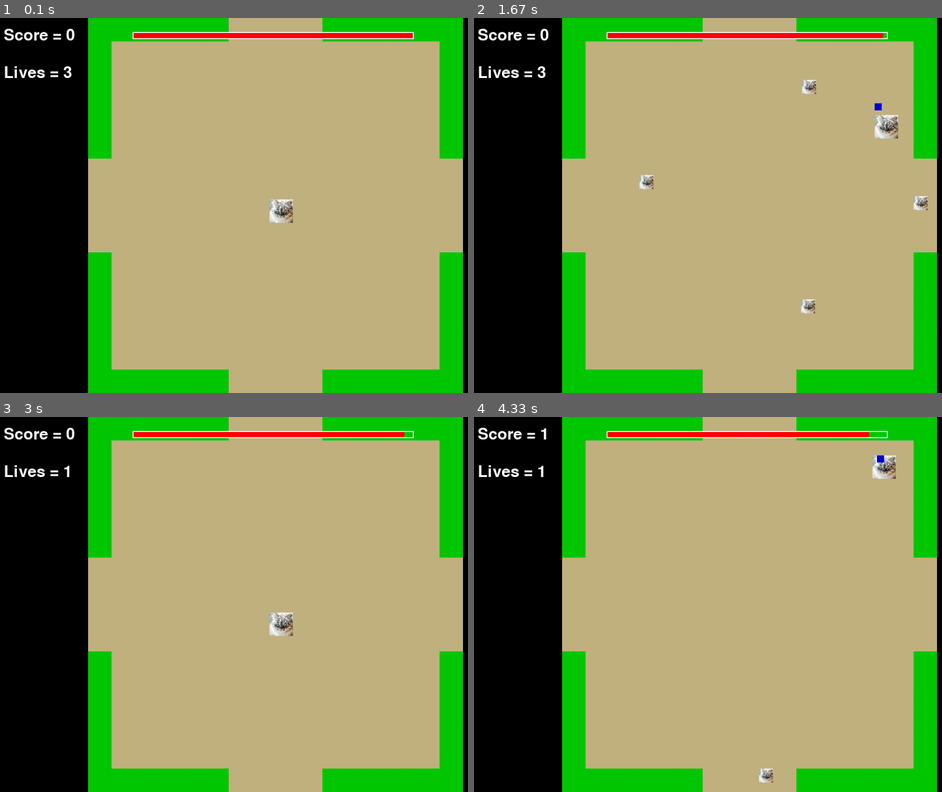
Above: before the commit, frames 1-4 (two rows, left to right).
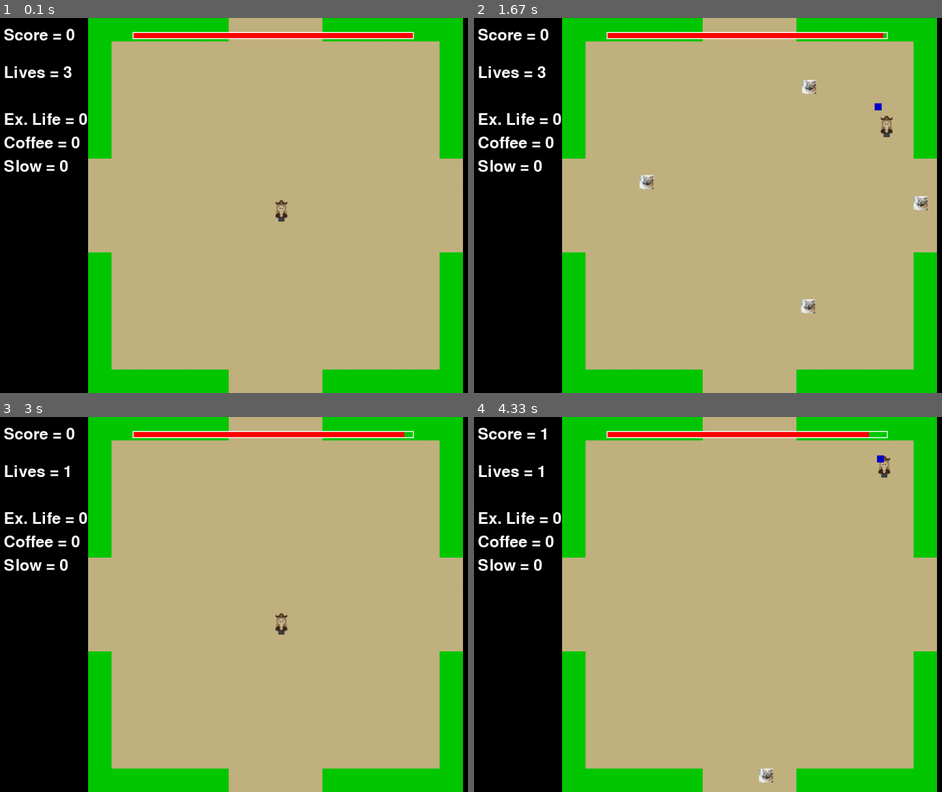
Above: after the commit, the same moments.

Repository: notsarah811/Sarah-Deline-ICS3U
Game: pygame game, started from Pygame Assignment FIX.py
The game is run twice, just before and just after one commit, with the same random seed, the same clock (stepped at 60 frames per second) and the same inputs.
Inputs:
- Up to frame 1 (0.1 s): no input
- Up to frame 2 (1.67 s): hold Space 0.33-0.8 s; hold Right 0.33-0.8 s; hold Right 0.83-1.3 s; hold D 0.83-1.3 s; hold Up 1.33-1.63 s; hold W 1.33-1.63 s
- Up to frame 3 (3 s): hold Up 1.67-2.03 s; hold W 1.67-2.03 s; hold Right 2.07-2.7 s; hold D 2.07-2.7 s; hold Down from 2.73 s (still down); hold S from 2.73 s (still down)
- Up to frame 4 (4.33 s): release Down at 3.1 s; release S at 3.1 s; hold Up 3.13-3.43 s; hold W 3.13-3.43 s; hold Up 3.47-3.83 s; hold W 3.47-3.83 s; hold Right from 3.87 s (still down); hold D from 3.87 s (still down)

The runs differ from the first frame. In frame 1, 1.0% of the frame differs, in the area x 0-63%, y 25-55%; in frame 2, 1.0%, in the area x 0-91%, y 25-41%; in frame 3, 1.0%; in frame 4, 1.0%.

Commit message:
added power up spawning, made extra life and started slow powerups, started coffee powerup,

Diff:
--- a/Pygame Assignment FIX.py
+++ b/Pygame Assignment FIX.py
@@ -38,6 +38,16 @@
 
 #enemy stats
 enemy_speed = 2.5
+enemy_spawn_rate = 0.015
+
+#powerups
+selection = 0
+extra_life = 0
+coffee = 0
+slow = 0
+slowed = False
+
+powerup_spawn = 0.1
 
 #timer setup + game stats
 cont = False
@@ -48,6 +58,7 @@
 lvl_2_won = False
 clock = pygame.time.Clock()
 
+powerups = []
 cacti_borders = [
     (200, 0, 300, 50),
     (200, 0, 50, 300),
@@ -141,6 +152,7 @@
             return True
     return False
 
+
 #==========GAME LOOP================
 while running:
     # Check for events
@@ -148,6 +160,34 @@
         if event.type == pygame.QUIT:
             running = False
 
+        if event.type == pygame.KEYDOWN:
+
+            # Select powerup
+            if event.key == pygame.K_1 and extra_life > 0:
+                selection = 1
+
+            elif event.key == pygame.K_2 and coffee > 0:
+                selection = 2
+
+            elif event.key == pygame.K_3 and slow > 0:
+                selection = 3
+
+            # Use selected powerup
+            elif event.key == pygame.K_SPACE:
+
+                if selection == 1 and extra_life > 0:
+                    extra_life -= 1
+                    lives += 1
+                    selection = 0
+
+                elif selection == 2 and coffee > 0:
+                    coffee -= 1
+                    selection = 0
+
+                elif selection == 3 and slow > 0:
+                    slow -= 1
+                    slowed = True
+                    selection = 0
     # Get the keys being pressed
     keys = pygame.key.get_pressed()
 
@@ -202,12 +242,15 @@
 
         # Update the player rectangle
 
+
+
     player = pygame.Rect(player_x, player_y, player_size, player_size)
 
-    player_image = pygame.image.load("temp sprite.jpeg")
+    player_image = pygame.image.load("Character Sprite.png")
     enemy_image = pygame.image.load("temp sprite.jpeg")
     player_image = pygame.transform.scale(player_image, (player_size, player_size))
     enemy_image = pygame.transform.scale(enemy_image, (enemy_size, enemy_size))
+
 
     #========== TIMER ================
     #https://www.youtube.com/watch?v=juSH7hmYUGA
@@ -235,9 +278,23 @@
     text_score = font.render(f"Lives = {lives}", True, WHITE)
     screen.blit(text_score, (20, 100))
 
+    extra_lives_txt = font.render(f"Ex. Life = {extra_life}", True, RED if selection == 1 else WHITE)
+    coffee_txt = font.render(f"Coffee = {coffee}", True, RED if selection == 2 else WHITE)
+    slow_txt = font.render(f"Slow = {slow}", True, RED if selection == 3 else WHITE)
+
+    screen.blit(extra_lives_txt, (20, 200))
+    screen.blit(coffee_txt, (20, 250))
+    screen.blit(slow_txt, (20, 300))
+
     #Player Sprite
     player = pygame.Rect(player_x, player_y, player_size, player_size)
+
     screen.blit(player_image, (player_x, player_y))
+
+
+
+
+
 
     #Timer Display
     timer = pygame.draw.rect(screen, RED, ( 295, 30, remaining_time * 10, 15))
@@ -333,9 +390,11 @@
 
     # ======== ENEMY SECTION ========
 
+    if remaining_time <= 30:
+        enemy_spawn_rate = 0.02
+
     if not won: #only spawns enemies if the player has not won yet
-        random_enemy_spawn_chance = 0.015  # 1.5% chance to spawn an enemy each frame
-        if random.random() < random_enemy_spawn_chance and len(enemies) < 5: #restricts the number of enemies on screen to 5
+        if random.random() < enemy_spawn_rate and len(enemies) < 5: #restricts the number of enemies on screen to 5
             spawn_location = random.choice(enemy_spawn_locations) #picks which side to spawn enemy at
             enemy_x = spawn_location[0]
             enemy_y = spawn_location[1]
@@ -347,6 +406,7 @@
         for enemy in enemies: #enemy + bullet collision
             enemy_rect = pygame.Rect(enemy[0], enemy[1], 30, 30) #creates hitbox for the enemy to check for collisions
 
+
             for bullet in bullets: #creates hitbox for the bullet to check for collisions with the enemy
                 bullet_rect = pygame.Rect(bullet[0], bullet[1], 15, 15)
 
@@ -355,10 +415,50 @@
                     bullets.remove(bullet)
                     score += 1
 
+                    #powerup spawn
+                    if random.random() < powerup_spawn and len(powerups) <= 10:
+                        if random.randint(1,100) > 1 and random.randint(1,100) < 20 and len(powerups) <= 10:
+                            powerups.append([enemy[0], enemy[1], "extra_life"])
+                        if random.randint(1,100) > 20 and random.randint(1,100) < 60 and len(powerups) <= 10:
+                            powerups.append([enemy[0], enemy[1], "coffee"])
+                        if random.randint(1,100) > 60 and random.randint(1,100) < 100 and len(powerups) <= 10:
+                            powerups.append([enemy[0], enemy[1], "slow"])
+
             screen.blit(enemy_image, (enemy[0], enemy[1]))
+
 
     if enemy_collision(player, enemies) == True: #enemy + player collision
         player_x, player_y,lives = lose_life(player_x,player_y,lives,bullets, enemies)
+
+    #========== POWER-UPS ==========
+
+    for powerup in powerups[:]: # Iterate over a copy of the list to avoid modifying it while iterating
+        powerup_rect = pygame.Rect(powerup[0], powerup[1], 20, 20)
+        # Draw powerup
+        pygame.draw.rect(screen, WHITE, powerup_rect)
+
+        # Check if player collects powerup
+        if player.colliderect(powerup_rect):
+            if powerup[2] == "extra_life":
+                extra_life += 1
+            elif powerup[2] == "coffee":
+                coffee += 1
+            elif powerup[2] == "slow":
+                slow += 1
+            powerups.remove(powerup)
+
+    if slowed == True:
+            for enemy in enemies:
+                tinted_sprite = enemy_image.copy()
+                tinted_sprite.fill((82, 105, 255, 100), special_flags=pygame.BLEND_RGBA_MULT)
+                screen.blit(tinted_sprite, (enemy[0], enemy[1]))
+
+                enemy_speed = 1.5
+                if time.time() - start_time >= 10:  # Check if 10 seconds have passed since the slow effect started
+                    slowed = False  # Reset the slowed state
+                    enemy_speed = 2.5  # Reset enemy speed to normal
+
+
 
     # ======== END ========
 
Binary file added: Character Sprite.png
